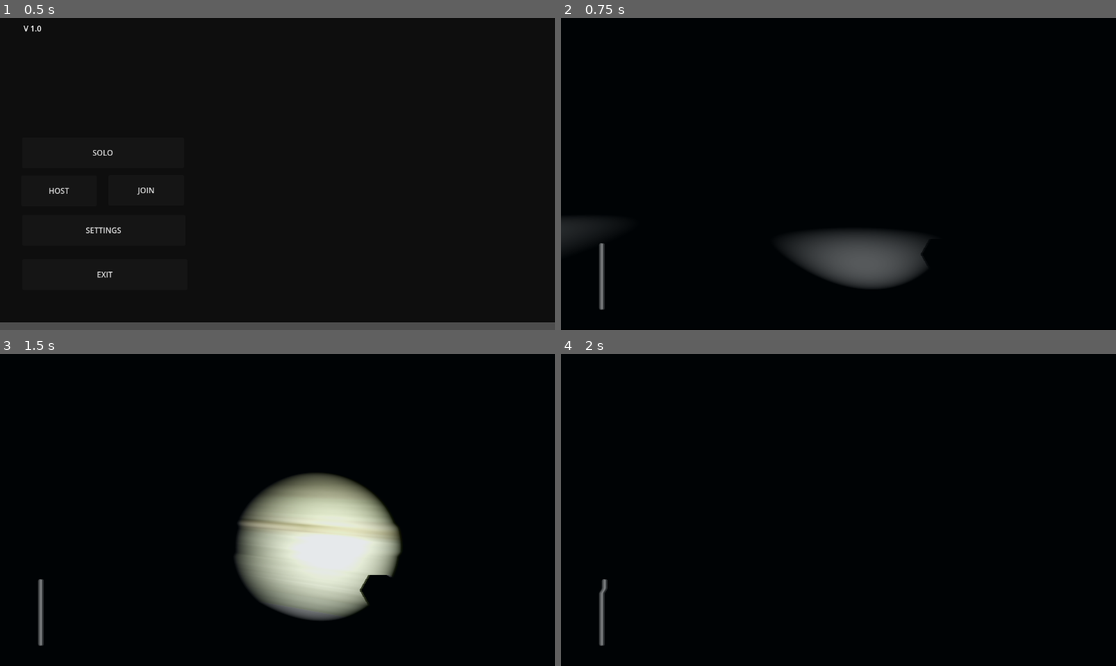
Above: before the commit, frames 1-4 (two rows, left to right).
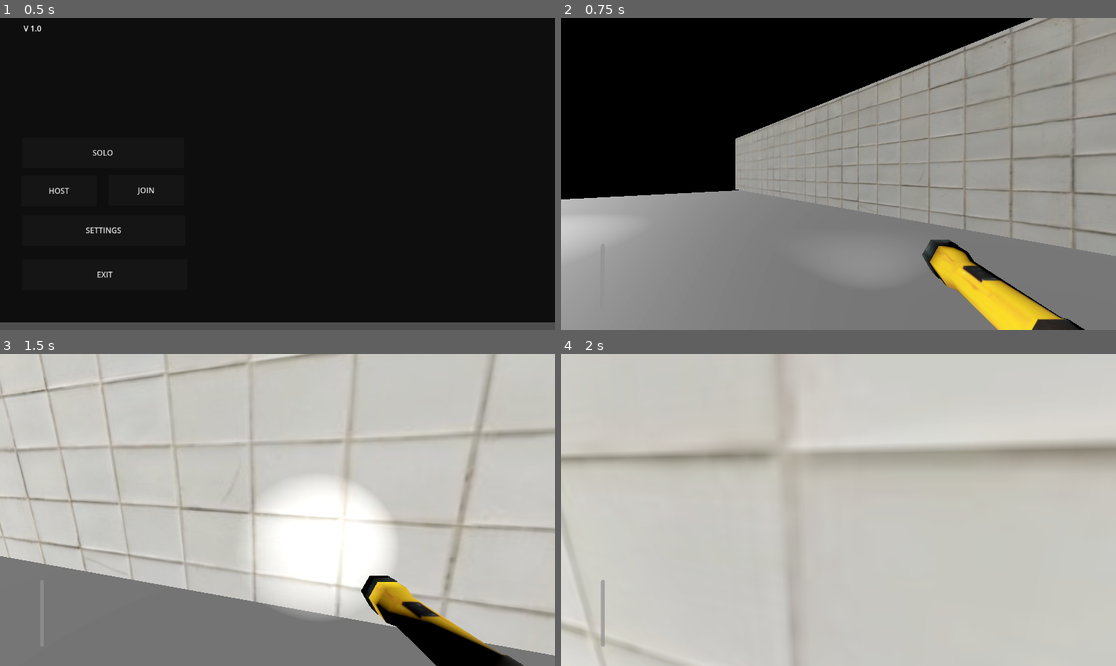
Above: after the commit, the same moments.

Repository: Roberti-coi/horor_game
Game: Godot game, scene res://scenes/main_menu.tscn
Same seed, same stepped clock (60 frames per second), same inputs: the game is played once before the commit and once after it.
Inputs (mouse positions are in pixels of both pictures, inside the frame that each line leads up to):
- Up to frame 1 (0.5 s): no input
- Up to frame 2 (0.75 s): click "SOLO" at 0.5 s
- Up to frame 3 (1.5 s): tap Enter at 1.25 s; move the mouse to (305, 510) at 1.27 s; hold W (forward) from 1.28 s (still down); tap E (interact, bound only after the commit) at 1.35 s
- Up to frame 4 (2 s): keep holding W (forward); tap Space (jump) at 1.52 s

Frame 1 is identical in both runs. In frame 2, 72% of the frame differs, in the area x 0-100%, y 0-100%; in frame 3, 98%; in frame 4, 100%.

Commit message:
Add files via upload

Diff:
--- a/materials/door.tres
+++ b/materials/door.tres
@@ -1,9 +1,7 @@
-[gd_resource type="StandardMaterial3D" load_steps=2 format=3 uid="uid://fch7gfcxx46w"]
+[gd_resource type="StandardMaterial3D" load_steps=2 format=3 uid="uid://dhasvqddmgpn"]
 
-[ext_resource type="Texture2D" uid="uid://b1qnyp3evt0e" path="res://textures/P10.jpg" id="1_vrf04"]
+[ext_resource type="Texture2D" uid="uid://b25bi0b17m5a8" path="res://textures/Door_01.jpg" id="1_36ny8"]
 
 [resource]
-albedo_texture = ExtResource("1_vrf04")
-uv1_scale = Vector3(4, 1, 4)
-uv1_triplanar = true
-uv1_triplanar_sharpness = 0.965937
+albedo_texture = ExtResource("1_36ny8")
+uv1_scale = Vector3(1.15, 2.3, 1.15)
--- a/materials/wall.tres
+++ b/materials/wall.tres
@@ -1,7 +1,9 @@
-[gd_resource type="StandardMaterial3D" load_steps=2 format=3 uid="uid://dhasvqddmgpn"]
+[gd_resource type="StandardMaterial3D" load_steps=2 format=3 uid="uid://fch7gfcxx46w"]
 
-[ext_resource type="Texture2D" uid="uid://b25bi0b17m5a8" path="res://textures/Door_01.jpg" id="1_36ny8"]
+[ext_resource type="Texture2D" uid="uid://b1qnyp3evt0e" path="res://textures/P10.jpg" id="1_vrf04"]
 
 [resource]
-albedo_texture = ExtResource("1_36ny8")
-uv1_scale = Vector3(1.15, 2.3, 1.15)
+albedo_texture = ExtResource("1_vrf04")
+uv1_scale = Vector3(4, 1, 4)
+uv1_triplanar = true
+uv1_triplanar_sharpness = 0.965937
--- a/project.godot
+++ b/project.godot
@@ -52,3 +52,8 @@
 "events": [Object(InputEventKey,"resource_local_to_scene":false,"resource_name":"","device":-1,"window_id":0,"alt_press …(195 unchanged characters)…
 ]
 }
+interact={
+"deadzone": 0.5,
+"events": [Object(InputEventKey,"resource_local_to_scene":false,"resource_name":"","device":-1,"window_id":0,"alt_pressed":false,"shift_pressed":false,"ctrl_pressed":false,"meta_pressed":false,"pressed":false,"keycode":0,"physical_keycode":69,"key_label":0,"unicode":101,"location":0,"echo":false,"script":null)
+]
+}
--- /dev/null
+++ b/scenes/door.tscn
@@ -0,0 +1,82 @@
+[gd_scene load_steps=9 format=3 uid="uid://guan511yry8q"]
+
+[ext_resource type="Script" path="res://script/door.gd" id="1_0pi8j"]
+[ext_resource type="Material" uid="uid://dhasvqddmgpn" path="res://materials/door.tres" id="2_6nxbl"]
+
+[sub_resource type="BoxShape3D" id="BoxShape3D_7dt2d"]
+
+[sub_resource type="BoxMesh" id="BoxMesh_grm2s"]
+
+[sub_resource type="Animation" id="Animation_2fh1q"]
+resource_name = "open"
+tracks/0/type = "value"
+tracks/0/imported = false
+tracks/0/enabled = true
+tracks/0/path = NodePath("hinge:rotation")
+tracks/0/interp = 2
+tracks/0/loop_wrap = true
+tracks/0/keys = {
+"times": PackedFloat32Array(0, 1),
+"transitions": PackedFloat32Array(1, 1),
+"update": 0,
+"values": [Vector3(0, 0, 0), Vector3(0, -1.5708, 0)]
+}
+
+[sub_resource type="Animation" id="Animation_dmswh"]
+length = 0.001
+tracks/0/type = "value"
+tracks/0/imported = false
+tracks/0/enabled = true
+tracks/0/path = NodePath("hinge:rotation")
+tracks/0/interp = 1
+tracks/0/loop_wrap = true
+tracks/0/keys = {
+"times": PackedFloat32Array(0),
+"transitions": PackedFloat32Array(1),
+"update": 0,
+"values": [Vector3(0, 0, 0)]
+}
+
+[sub_resource type="Animation" id="Animation_3ba58"]
+resource_name = "close"
+tracks/0/type = "value"
+tracks/0/imported = false
+tracks/0/enabled = true
+tracks/0/path = NodePath("hinge:rotation")
+tracks/0/interp = 1
+tracks/0/loop_wrap = true
+tracks/0/keys = {
+"times": PackedFloat32Array(0, 1),
+"transitions": PackedFloat32Array(1, 1),
+"update": 0,
+"values": [Vector3(0, -1.5708, 0), Vector3(0, 0, 0)]
+}
+
+[sub_resource type="AnimationLibrary" id="AnimationLibrary_e5fi4"]
+_data = {
+"RESET": SubResource("Animation_dmswh"),
+"close": SubResource("Animation_3ba58"),
+"open": SubResource("Animation_2fh1q")
+}
+
+[node name="Door" type="Node3D"]
+
+[node name="hinge" type="Node3D" parent="."]
+transform = Transform3D(1, 0, 0, 0, 1, 0, 0, 0, 1, 0.702341, -0.0508273, -0.0191858)
+
+[node name="StaticBody3D" type="StaticBody3D" parent="hinge"]
+transform = Transform3D(1.47764, 0, 0, 0, 2.77611, 0, 0, 0, -0.180727, -0.702341, 0.0508273, 0.0191858)
+script = ExtResource("1_0pi8j")
+
+[node name="CollisionShape3D" type="CollisionShape3D" parent="hinge/StaticBody3D"]
+shape = SubResource("BoxShape3D_7dt2d")
+
+[node name="MeshInstance3D" type="MeshInstance3D" parent="hinge/StaticBody3D"]
+material_override = ExtResource("2_6nxbl")
+mesh = SubResource("BoxMesh_grm2s")
+
+[node name="AnimationPlayer" type="AnimationPlayer" parent="hinge/StaticBody3D"]
+root_node = NodePath("../../..")
+libraries = {
+"": SubResource("AnimationLibrary_e5fi4")
+}
--- a/scenes/level_test.tscn
+++ b/scenes/level_test.tscn
@@ -1,9 +1,10 @@
-[gd_scene load_steps=10 format=3 uid="uid://bg53yb211fskt"]
+[gd_scene load_steps=11 format=3 uid="uid://bg53yb211fskt"]
 
 [ext_resource type="PackedScene" uid="uid://l6bygym2fumk" path="res://scenes/ui.tscn" id="1_xlsrt"]
 [ext_resource type="PackedScene" uid="uid://5uxcjp82545i" path="res://scenes/player.tscn" id="1_y7635"]
-[ext_resource type="Material" uid="uid://dhasvqddmgpn" path="res://materials/wall.tres" id="2_lstc3"]
+[ext_resource type="Material" uid="uid://fch7gfcxx46w" path="res://materials/wall.tres" id="2_lstc3"]
 [ext_resource type="PackedScene" uid="uid://b7vx3kod77vvk" path="res://scenes/light.tscn" id="4_d3orr"]
+[ext_resource type="PackedScene" uid="uid://guan511yry8q" path="res://scenes/door.tscn" id="5_34vep"]
 
 [sub_resource type="ProceduralSkyMaterial" id="ProceduralSkyMaterial_j16wm"]
 sky_top_color = Color(0.32666, 0.436979, 0.705761, 1)
@@ -32,7 +33,6 @@
 
 [node name="DirectionalLight3D" type="DirectionalLight3D" parent="."]
 transform = Transform3D(-0.736058, -0.541673, -0.405966, -0.673848, 0.643384, 0.363299, 0.0644032, 0.540968, -0.838574, 6.95258, 7.86828, 4.87301)
-visible = false
 
 [node name="player" parent="." instance=ExtResource("1_y7635")]
 transform = Transform3D(0.729625, 0, -0.683847, 0, 1, 0, 0.683847, 0, 0.729625, 6.2879, 1.44408, 10.4847)
@@ -102,3 +102,6 @@
 [node name="MeshInstance3D" type="MeshInstance3D" parent="fwl/wall4"]
 material_override = ExtResource("2_lstc3")
 mesh = SubResource("BoxMesh_1gwoq")
+
+[node name="Door" parent="." instance=ExtResource("5_34vep")]
+transform = Transform3D(1, 0, 0, 0, 1, 0, 0, 0, 1, 0, 1.89583, 0)
--- a/scenes/player.tscn
+++ b/scenes/player.tscn
@@ -6,6 +6,7 @@
 [ext_resource type="AudioStream" uid="uid://b40nmgjc268sk" path="res://sound/flashofon.mp3" id="4_m05bq"]
 [ext_resource type="PackedScene" uid="uid://d1jcvmpn37a3r" path="res://weapons/untitled.glb" id="4_tvnlp"]
 [ext_resource type="Shader" path="res://shader/vhs.gdshader" id="5_4jk0f"]
+[ext_resource type="Script" path="res://script/raycast.gd" id="6_3w0ex"]
 
 [sub_resource type="CapsuleShape3D" id="CapsuleShape3D_gc8vq"]
 
@@ -58,7 +59,12 @@
 [node name="shader" parent="head/Camera3D" instance=ExtResource("4_tvnlp")]
 transform = Transform3D(5.46342, 0, 0, 0, 5.46342, 0, 0, 0, 5.46342, 0.531659, -0.425363, -0.767026)
 
+[node name="RayCast3D" type="RayCast3D" parent="head"]
+transform = Transform3D(1, 0, 0, 0, -8.74228e-08, -3, 0, 2, -1.31134e-07, 0.0205553, -0.0843501, -0.517049)
+script = ExtResource("6_3w0ex")
+
 [node name="CanvasLayer" type="CanvasLayer" parent="."]
+visible = false
 
 [node name="ColorRect" type="ColorRect" parent="CanvasLayer"]
 material = SubResource("ShaderMaterial_wp31i")
--- a/scenes/ui.tscn
+++ b/scenes/ui.tscn
@@ -20,3 +20,12 @@
 max_value = 1.0
 step = 0.01
 value = 1.0
+
+[node name="interact_text" type="RichTextLabel" parent="."]
+layout_mode = 0
+offset_left = 430.0
+offset_top = 538.0
+offset_right = 777.0
+offset_bottom = 587.0
+theme_override_font_sizes/normal_font_size = 30
+text = "E для взаимодейтвия"
--- /dev/null
+++ b/script/door.gd
@@ -0,0 +1,15 @@
+extends StaticBody3D
+
+var interactable = true
+var opened = false
+
+func interact():
+	if interactable == true:
+		interactable = false
+		opened = !opened
+		if opened == false:
+			$AnimationPlayer.play("close")
+		if opened == true:
+			$AnimationPlayer.play("open")
+		await get_tree().create_timer(1.0, false).timeout
+		interactable = true
--- a/script/flashlight.gd
+++ b/script/flashlight.gd
@@ -3,7 +3,7 @@
 
 
 # Called every frame. 'delta' is the elapsed time since the previous frame.
-func _process(delta):
+func _process(_delta):
 	if Input.is_action_just_pressed("flashlight"):
 		visible = !visible
 		$toggle.play()
--- /dev/null
+++ b/script/raycast.gd
@@ -0,0 +1,18 @@
+extends RayCast3D
+
+var int_text
+
+func _ready():
+	int_text = get_node("/root/" + get_tree().current_scene.name + "/UI/interact_text")
+
+func _process(_delta):
+	if is_colliding():
+		var hit = get_collider()
+		if hit.has_method("interact"):
+			int_text.visible = true
+		if Input.is_action_just_pressed("interact"):
+			hit.interact()
+		else:
+			int_text.visible = false
+	else:
+		int_text.visible = false
Not shown: 1 places in scenes/player.tscn that only renumber resources
